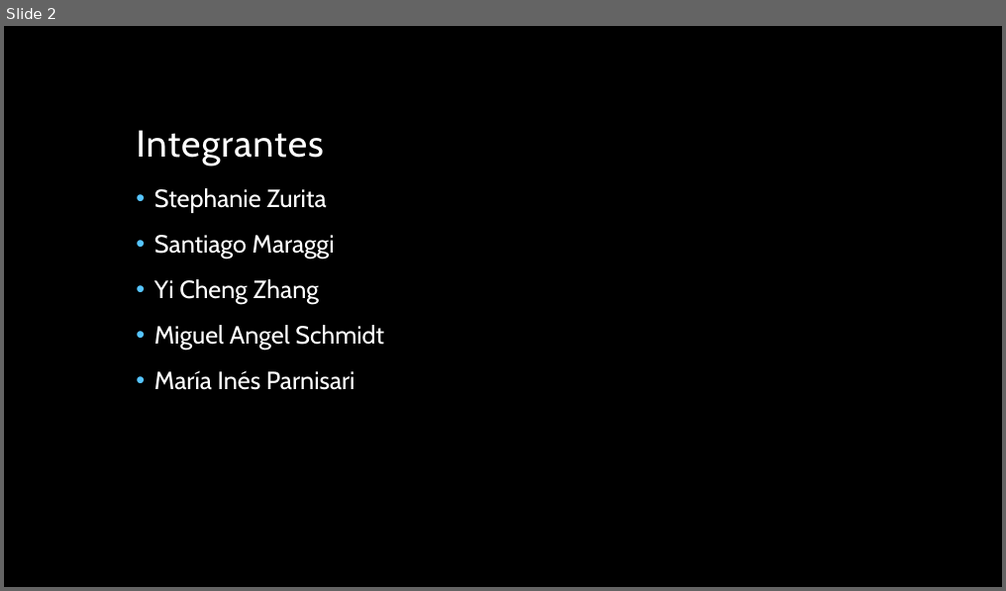
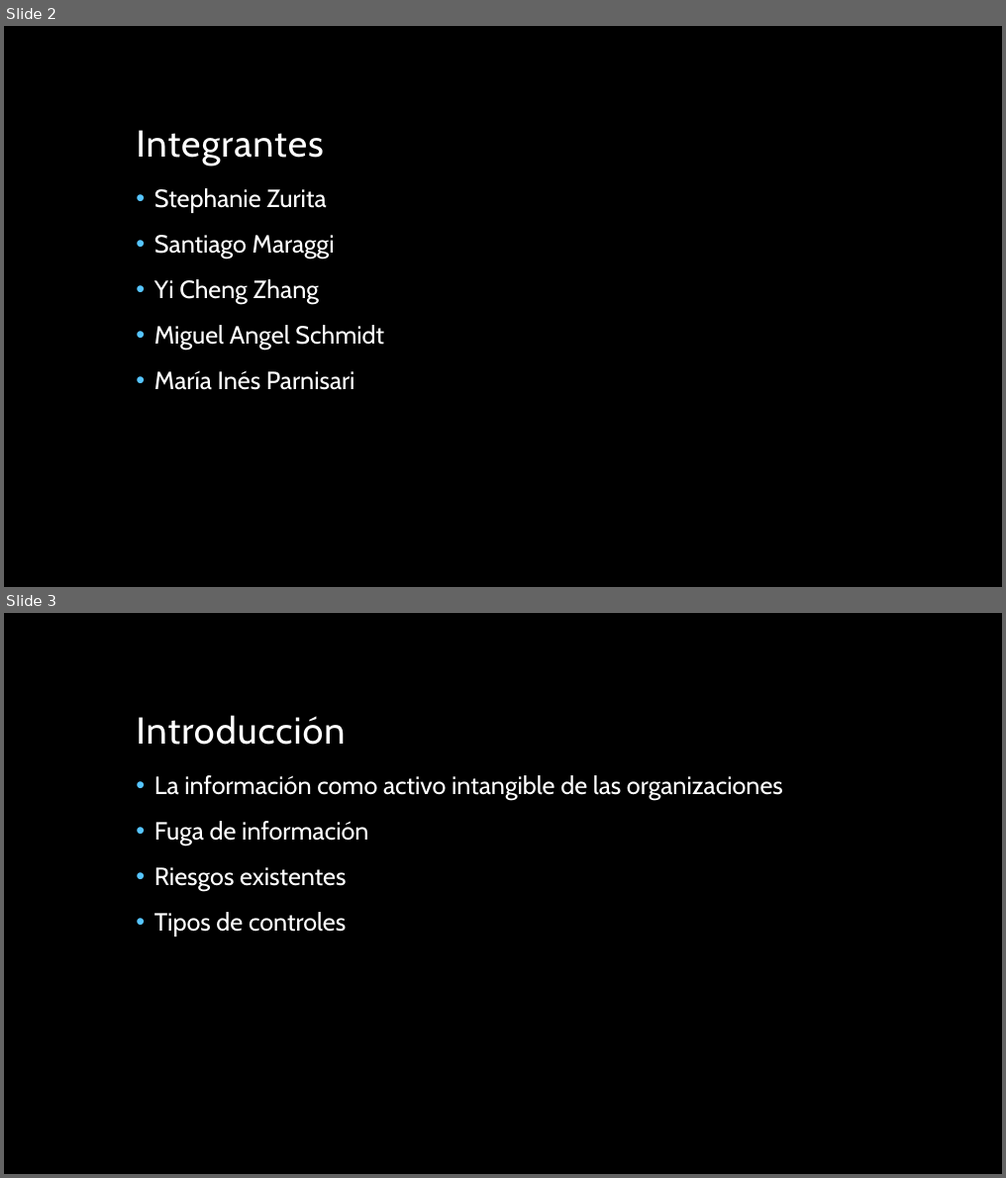
Before and after one commit to miparnisari/implantaciondesistemas, a slide deck: Presentacion/Fuga de Información en los Siglos XIX y.pptx. Shown one above the other, each under a label of ours: slide 2 before the commit, slides 2 and 3 after it. The pictures are 1006x591 and 1006x1178 pixels, drawn with LibreOffice and Linux fonts; fonts in the diff are those of the drawing; background and template pictures are left out. Boxes give left, top, right and bottom in pixels: in the first picture for what was removed or moved away, otherwise in the second. Text is boxed around its words. In the diff, an @@ line names an element or a change of style, - is before the commit and + after.

```diff
--- a/Presentacion/Fuga de Información en los Siglos XIX y.pptx
+++ b/Presentacion/Fuga de Información en los Siglos XIX y.pptx
@@ slide 3 added at (4,613,1002,1174), background picture (left out) @@
@@ title added at (136,715,345,745), 36 pt, text #FFFFFF @@
+Introducción
@@ text added at (154,775,783,937), 24 pt, text #FFFFFF @@
+• La información como activo intangible de las organizaciones
+• Fuga de información
+• Riesgos existentes
+• Tipos de controles
```
Also in this commit, not shown: 5 other slides added, 9 slides removed, 1 other file.
